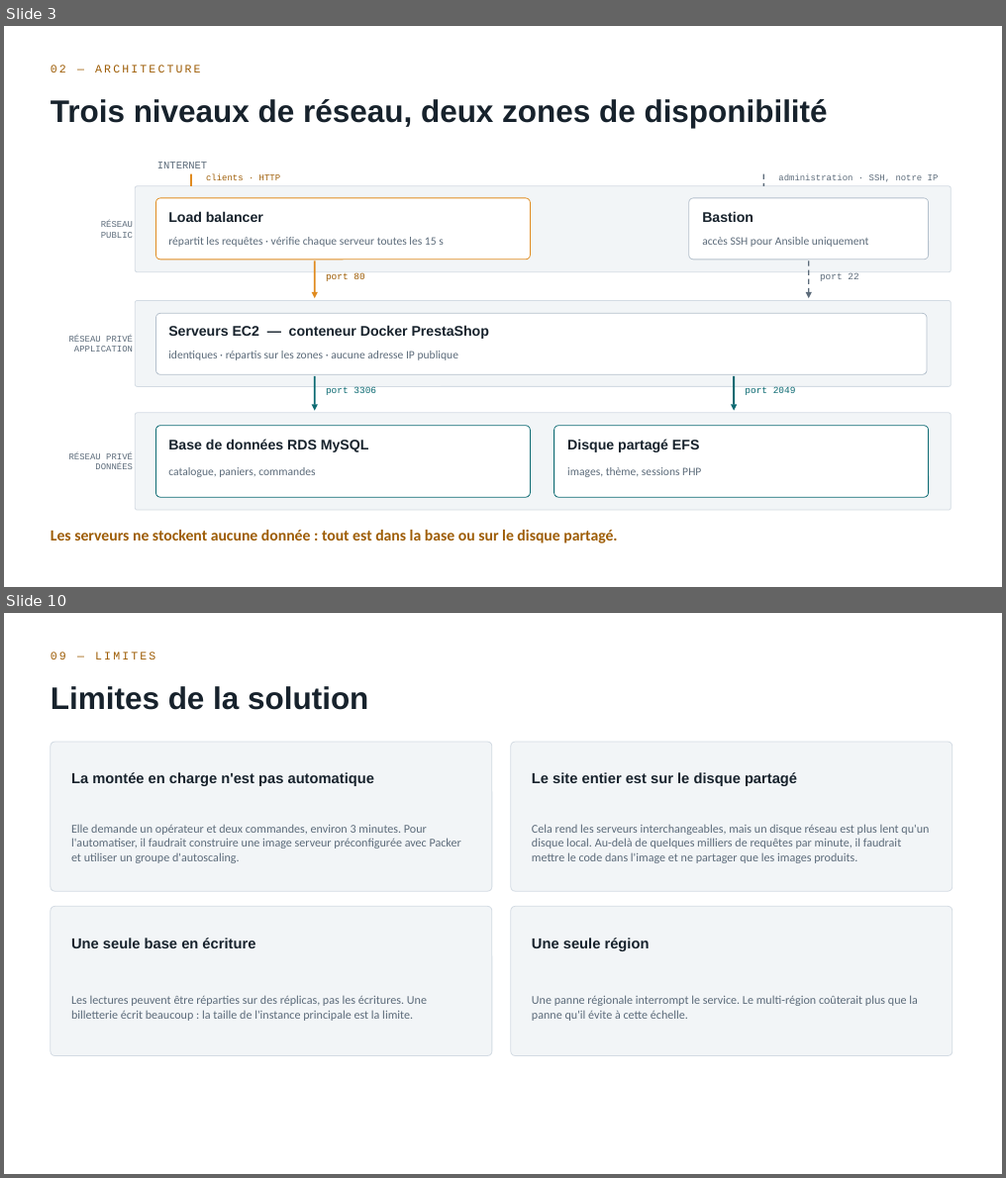
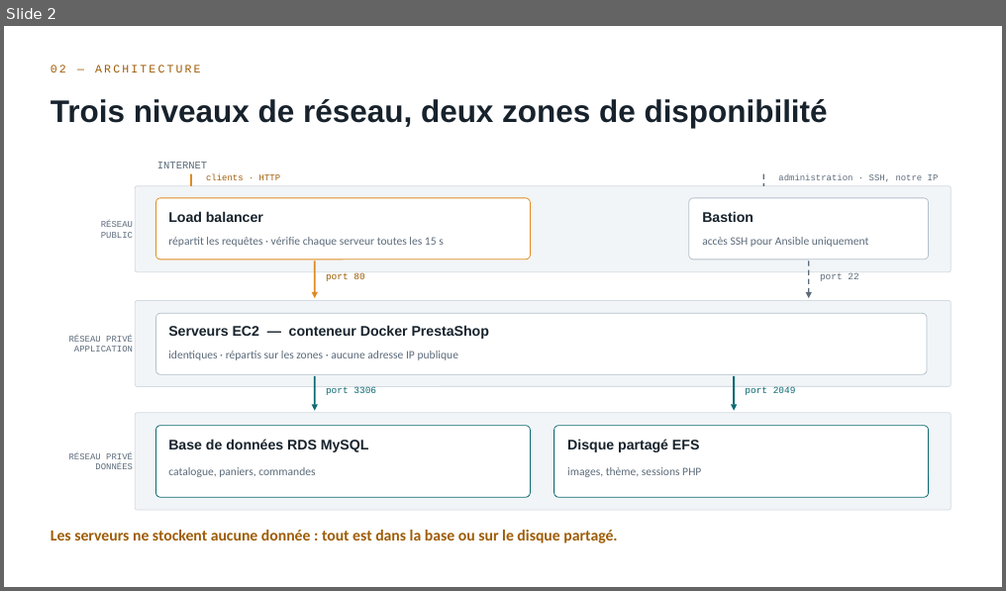
Before and after one commit to rayenebnt/5HASH, a slide deck: docs/soutenance-5hash.pptx. Shown one above the other, each under a label of ours: slides 3 and 10 before the commit, slide 2 after it; the slides between them are not shown. The pictures are 1006x1178 and 1006x591 pixels, drawn with LibreOffice and Linux fonts; fonts in the diff are those of the drawing. Boxes give left, top, right and bottom in pixels: in the first picture for what was removed or moved away, otherwise in the second. Text is boxed around its words. In the diff, an @@ line names an element or a change of style, - is before the commit and + after.

```diff
--- a/docs/soutenance-5hash.pptx
+++ b/docs/soutenance-5hash.pptx
@@ slide 10 removed at (4, 613, 1002, 1174), background #FFFFFF @@
@@ text removed at (51, 652, 155, 660) @@
-09 — LIMITES
@@ text removed at (51, 686, 368, 710) @@
-Limites de la solution
@@ rounded rectangle removed at (51, 742, 492, 891) @@
@@ rounded rectangle removed at (511, 742, 952, 891) @@
@@ text removed at (71, 772, 374, 786) @@
-La montée en charge n'est pas automatique
@@ text removed at (532, 772, 797, 786) @@
-Le site entier est sur le disque partagé
@@ text removed at (71, 824, 461, 863) @@
-Elle demande un opérateur et deux commandes, environ 3 minutes. Pour l'automatiser, il faudrait construire une image serveur préconfigurée avec Packer et utiliser un groupe d'autoscaling.
@@ text removed at (532, 824, 929, 863) @@
-Cela rend les serveurs interchangeables, mais un disque réseau est plus lent qu'un disque local. Au-delà de quelques milliers de requêtes par minute, il faudrait mettre le code dans l'image et ne partager que les images produits.
@@ rounded rectangle removed at (51, 906, 492, 1057) @@
@@ rounded rectangle removed at (511, 906, 952, 1057) @@
@@ text removed at (71, 938, 255, 949) @@
-Une seule base en écriture
@@ text removed at (532, 938, 649, 952) @@
-Une seule région
@@ text removed at (71, 995, 427, 1021) @@
-Les lectures peuvent être réparties sur des réplicas, pas les écritures. Une billetterie écrit beaucoup : la taille de l'instance principale est la limite.
@@ text removed at (532, 995, 918, 1021) @@
-Une panne régionale interrompt le service. Le multi-région coûterait plus que la panne qu'il évite à cette échelle.
@@ what was slide 3 is now slide 2 @@
```
Also in this commit, not shown: 1 slide changed, 4 slides added, 9 other slides removed, 2 other files.
